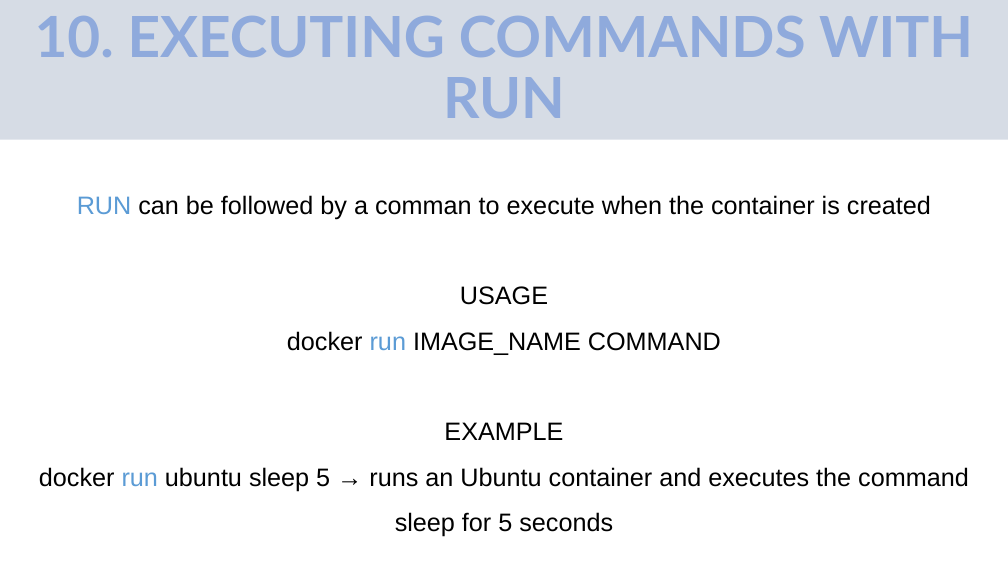
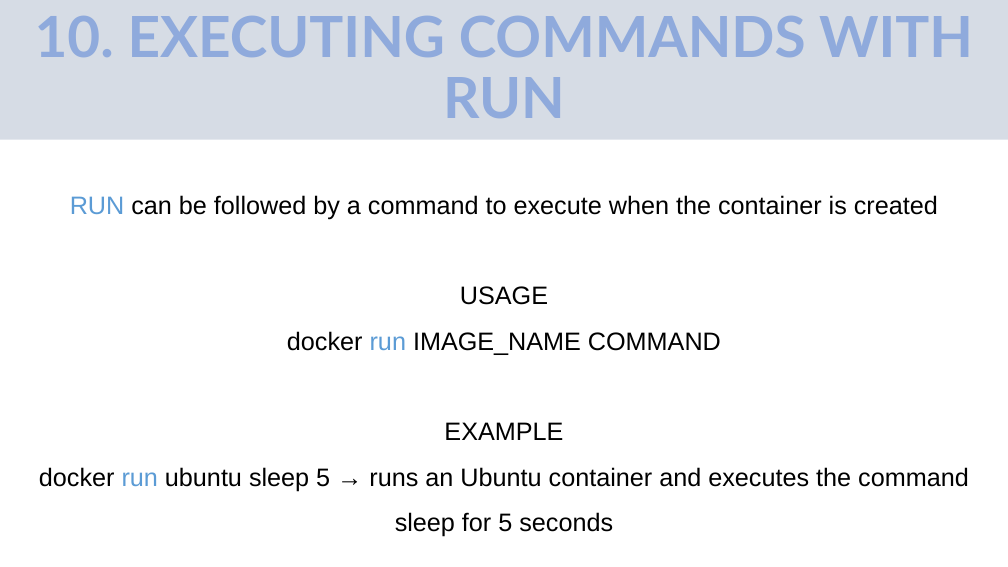
Before and after one commit to oriolordi/Docker_Commands_and_Notes, a slide deck: slide 17 of DOCKER Commands and Notes.pptx (slide 18 before the commit). Drawn at 1008x567 pixels with LibreOffice and Linux fonts; fonts in the diff are those of the drawing. Boxes give left, top, right and bottom in pixels: in the first picture for what was removed or moved away, otherwise in the second. Text is boxed around its words. In the diff, an @@ line names an element or a change of style, - is before the commit and + after.

```diff
--- a/DOCKER Commands and Notes.pptx
+++ b/DOCKER Commands and Notes.pptx
@@ text at box(70, 195, 938, 219): text changed @@
-RUN can be followed by a comman to execute when the container is created
+RUN can be followed by a command to execute when the container is created
```
Also in this commit, not shown: 3 other slides changed, 3 slides added, 1 slide removed.
